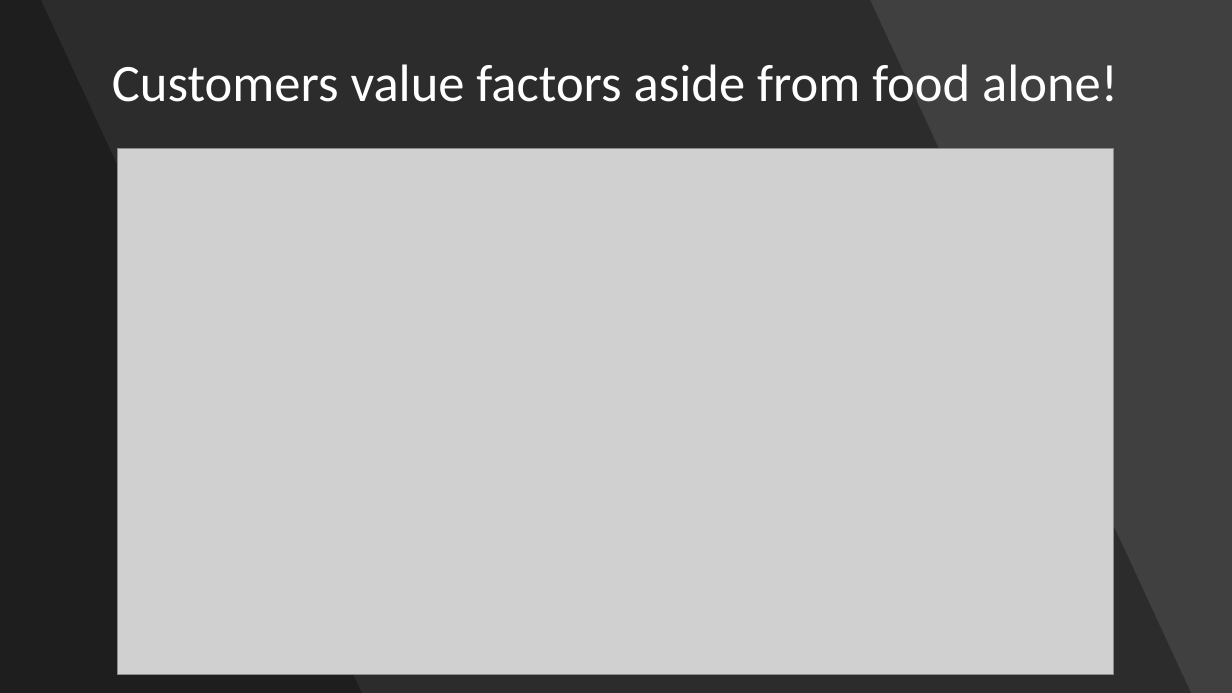
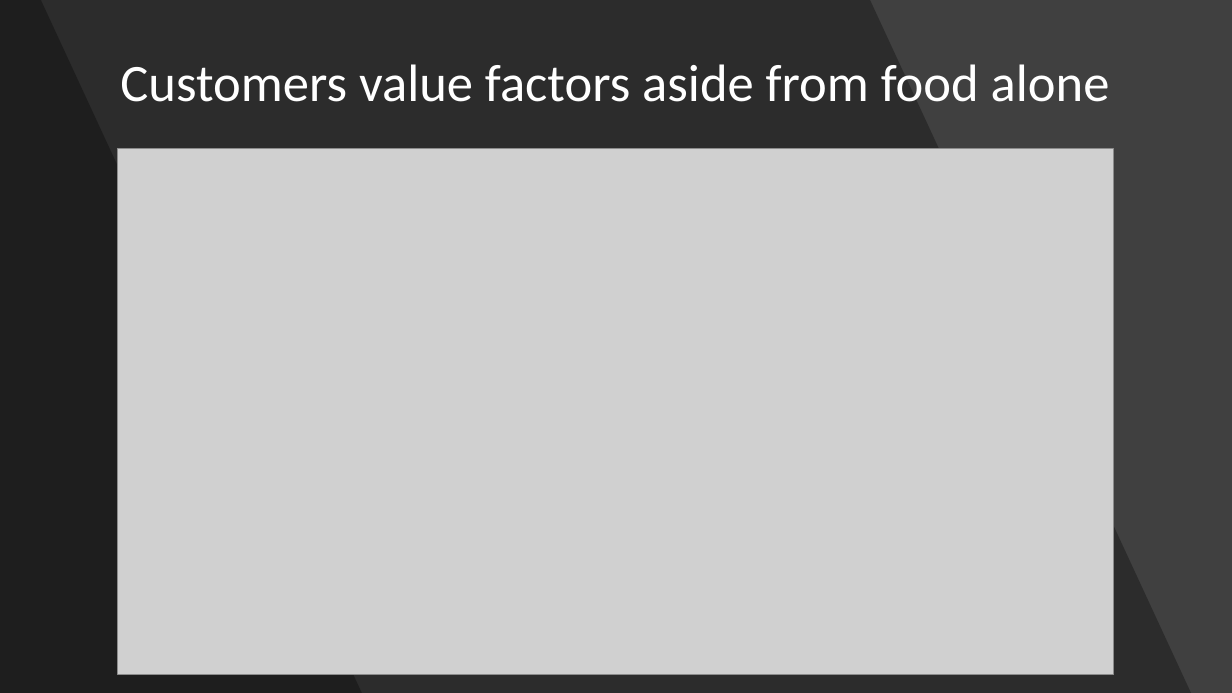
Before and after one commit to faymatt99/opentable_scraping_analysis, a slide deck: slide 9 of opentable_analysis_presentation.pptx. Drawn at 1232x693 pixels with LibreOffice and Linux fonts; fonts in the diff are those of the drawing; grey boxes stand for pictures. Boxes give left, top, right and bottom in pixels: in the first picture for what was removed or moved away, otherwise in the second. Text is boxed around its words. In the diff, an @@ line names an element or a change of style, - is before the commit and + after.

```diff
--- a/opentable_analysis_presentation.pptx
+++ b/opentable_analysis_presentation.pptx
@@ title at (x1=120, y1=64, x2=1110, y2=102): text changed @@
-Customers value factors aside from food alone!
+Customers value factors aside from food alone
```
Also in this commit, not shown: 15 other slides changed, 2 slides added, 2 slides removed, 2 other files.
